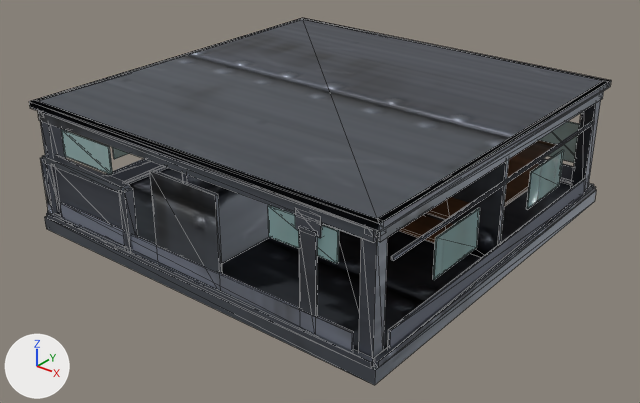
What one commit did to the FBX model art/models/Top.IronTeeth/LOD2.fbx.
The view is the same before and after, from a 50 mm camera at (3.76, -4.81, 3.07) aimed at (0.04, -0.16, 0.19). Arrows for +X, +Y and +Z are at lower left; the lights stay in place. The first picture is the older version. Mesh edges are drawn as thin lines. Vertices at exactly the same position are counted once.

The first picture shows 'SM_HDBF_BoxFarm_Top_LOD2'.
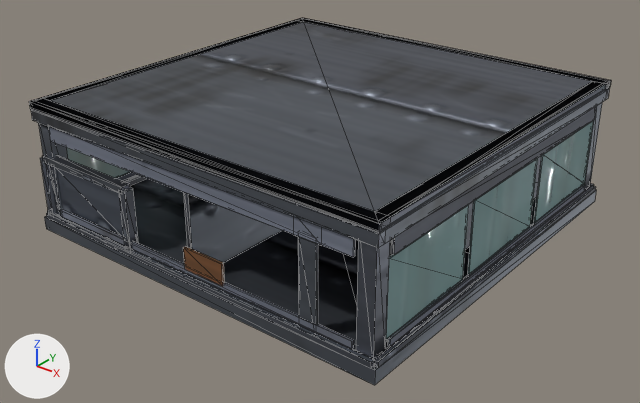
The change in detail:
me_sm_hdbf_boxfarm_top_lod2_mesh is used by ob_sm_hdbf_boxfarm_top_lod2; location (0.0, 0.0, 0.0).
me_sm_hdbf_boxfarm_top_lod2_mesh had 524 vertices, 798 faces and spanned x -1.5..1.5, y -1.5..1.5, z 0.0..1.0.
me_sm_hdbf_boxfarm_top_lod2_mesh now has 496 vertices, 790 faces and spans x -1.5..1.5, y -1.5..1.5, z 0.0..1.0.
me_sm_hdbf_boxfarm_top_lod2_mesh part 1: a new loose piece, a box spanning x -1.46..-1.34, y -1.46..-1.34, z 0.1..0.95, in mat_m_hdbf_metal.
me_sm_hdbf_boxfarm_top_lod2_mesh part 2: a new loose piece, a box spanning x 1.34..1.46, y 1.34..1.46, z 0.1..0.95, in mat_m_hdbf_metal.
me_sm_hdbf_boxfarm_top_lod2_mesh part 3: a new loose piece, a box spanning x 1.34..1.46, y -1.46..-1.34, z 0.1..0.95, in mat_m_hdbf_metal.
me_sm_hdbf_boxfarm_top_lod2_mesh part 4: a new loose piece, a box spanning x -1.458..-1.446, y -1.34..-0.5, z 0.2..0.72, in mat_m_hdbf_glass.
me_sm_hdbf_boxfarm_top_lod2_mesh part 5: a new loose piece, a box spanning x 1.446..1.458, y 0.5..1.34, z 0.2..0.72, in mat_m_hdbf_glass.
me_sm_hdbf_boxfarm_top_lod2_mesh part 6: a new loose piece, a box spanning x 1.446..1.458, y -0.42..0.42, z 0.2..0.72, in mat_m_hdbf_glass.
me_sm_hdbf_boxfarm_top_lod2_mesh part 7: a new loose piece, a box spanning x 1.446..1.458, y -1.34..-0.5, z 0.2..0.72, in mat_m_hdbf_glass.
me_sm_hdbf_boxfarm_top_lod2_mesh part 8: a new loose piece, a box spanning x -1.32..1.32, y -1.475..-1.457, z 0.15..0.2, in mat_m_hdbf_fabric.
me_sm_hdbf_boxfarm_top_lod2_mesh part 9: a new loose piece, a box spanning x -1.32..1.32, y -1.475..-1.457, z 0.74..0.86, in mat_m_hdbf_fabric.
me_sm_hdbf_boxfarm_top_lod2_mesh part 10: a new loose piece, a box spanning x -1.475..-1.457, y -1.32..1.32, z 0.15..0.2, in mat_m_hdbf_fabric.
me_sm_hdbf_boxfarm_top_lod2_mesh part 11: a new loose piece, a box spanning x 1.457..1.475, y -1.32..1.32, z 0.15..0.2, in mat_m_hdbf_fabric.
me_sm_hdbf_boxfarm_top_lod2_mesh part 12: a new loose piece, a box spanning x 1.457..1.475, y -1.32..1.32, z 0.74..0.86, in mat_m_hdbf_fabric.
me_sm_hdbf_boxfarm_top_lod2_mesh part 13: a new loose piece, a box spanning x -0.02..0.32, y -1.478..-1.458, z 0.18..0.34, in mat_m_hdbf_wood.
me_sm_hdbf_boxfarm_top_lod2_mesh part 14: a new loose piece, a box spanning x -1.25..1.25, y -0.28..1.3, z 0.17..0.71, in mat_m_hdbf_metal.
me_sm_hdbf_boxfarm_top_lod2_mesh part 15: the loose piece of 8 vertices spanning x 0.91..1.09, y -1.47..-1.44, z 0.77..0.9 is moved by (0.0, 0.0, -0.04).
me_sm_hdbf_boxfarm_top_lod2_mesh part 16: the loose piece of 8 vertices spanning x 0.94..1.06, y -1.47..-1.46, z 0.08..0.8 is moved by (0.0, 0.0, -0.02).
me_sm_hdbf_boxfarm_top_lod2_mesh part 17: a new loose piece of 24 vertices spanning x -1.48..1.48, y -1.48..1.48, z 0.1..0.15, in mat_m_hdbf_metal.
me_sm_hdbf_boxfarm_top_lod2_mesh part 18: 28 loose pieces with 224 vertices, spanning x -1.47..1.47, y -1.47..1.47, z 0.1..0.94, are deleted.
me_sm_hdbf_boxfarm_top_lod2_mesh part 19: 16 vertices moved from x -1.49..1.49, y -1.45..1.45, z 0.96..1.0 to x -1.49..1.49, y -1.47..1.47, z 0.96..1.0; 96 vertices removed from x -1.47..1.47, y -1.47..1.47, z 0.1..0.95; 44 vertices added at x -1.49..1.49, y -1.49..1.49, z 0.86..1.0.
me_sm_hdbf_boxfarm_top_lod2_mesh part 20: 200 kept faces spanning x -1.49..1.49, y -1.49..1.49, z 0.09..1.0 get new texture (UV) coordinates.
Other edits to the shape of me_sm_hdbf_boxfarm_top_lod2_mesh do not show in these pictures.

Boxes [x1, y1, x2, y2] around the edits, measured in the pictures (640 x 403 px; the box of a moved part takes in the faces that stretch with it):
part 1 of me_sm_hdbf_boxfarm_top_lod2_mesh, added: after [38, 123, 68, 215]
part 2 of me_sm_hdbf_boxfarm_top_lod2_mesh, added: after [584, 103, 602, 188]
part 3 of me_sm_hdbf_boxfarm_top_lod2_mesh, added: after [356, 241, 390, 357]
part 4 of me_sm_hdbf_boxfarm_top_lod2_mesh, added: after [66, 147, 130, 178]
part 5 of me_sm_hdbf_boxfarm_top_lod2_mesh, added: after [534, 120, 594, 222]
part 6 of me_sm_hdbf_boxfarm_top_lod2_mesh, added: after [468, 158, 538, 274]
part 7 of me_sm_hdbf_boxfarm_top_lod2_mesh, added: after [386, 205, 469, 339]
part 8 of me_sm_hdbf_boxfarm_top_lod2_mesh, added: after [60, 209, 354, 349]
part 9 of me_sm_hdbf_boxfarm_top_lod2_mesh, added: after [49, 127, 356, 257]
part 10 of me_sm_hdbf_boxfarm_top_lod2_mesh, added (mostly hidden): after [116, 172, 138, 181]
part 11 of me_sm_hdbf_boxfarm_top_lod2_mesh, added: after [388, 185, 586, 346]
part 12 of me_sm_hdbf_boxfarm_top_lod2_mesh, added: after [391, 106, 597, 255]
part 13 of me_sm_hdbf_boxfarm_top_lod2_mesh, added: after [183, 246, 225, 286]
part 14 of me_sm_hdbf_boxfarm_top_lod2_mesh, added (mostly hidden): after [465, 156, 541, 250]
part 15 of me_sm_hdbf_boxfarm_top_lod2_mesh, moved or reshaped (not visible afterwards): before [295, 208, 324, 238]
part 16 of me_sm_hdbf_boxfarm_top_lod2_mesh, moved or reshaped: before [299, 226, 318, 317]; after [298, 236, 318, 325]
part 17 of me_sm_hdbf_boxfarm_top_lod2_mesh, added: after [47, 175, 594, 367]
part 18 of me_sm_hdbf_boxfarm_top_lod2_mesh, deleted: before [61, 113, 595, 280]
part 19 of me_sm_hdbf_boxfarm_top_lod2_mesh, moved or reshaped: before [29, 18, 611, 358]; after [29, 18, 611, 248]
part 20 of me_sm_hdbf_boxfarm_top_lod2_mesh, surface changed: [29, 18, 611, 251] in both
